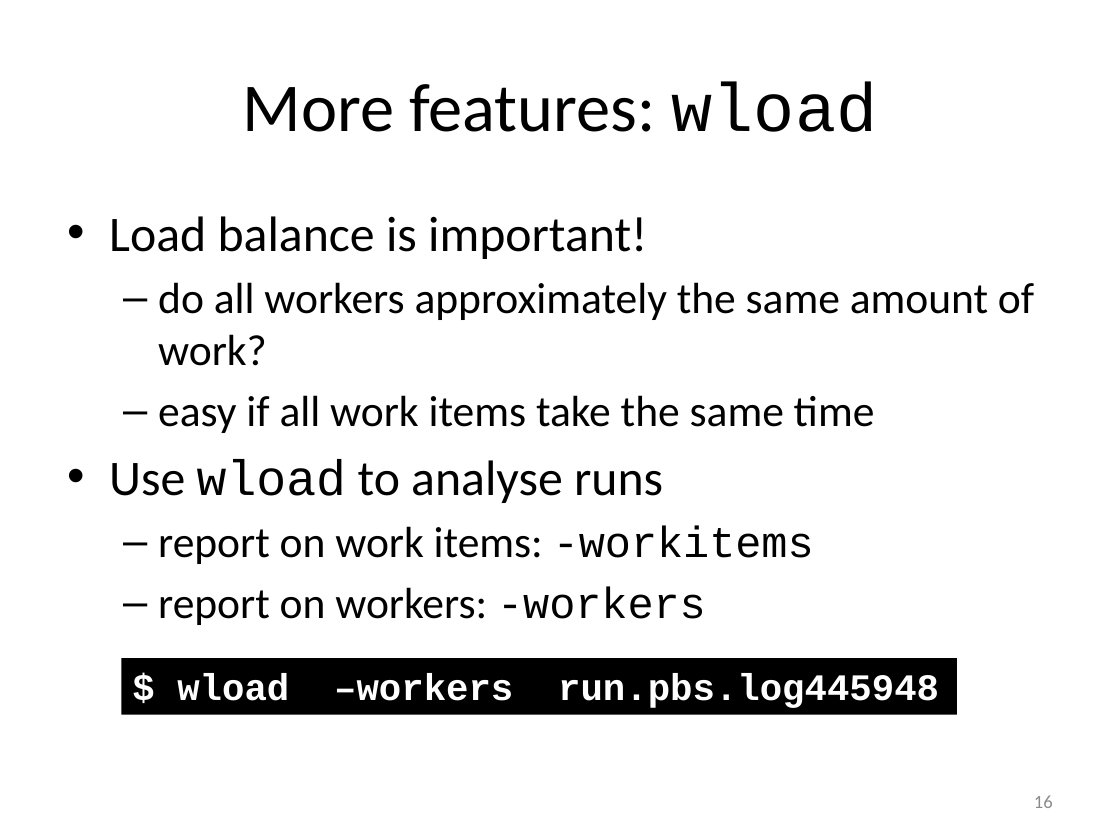
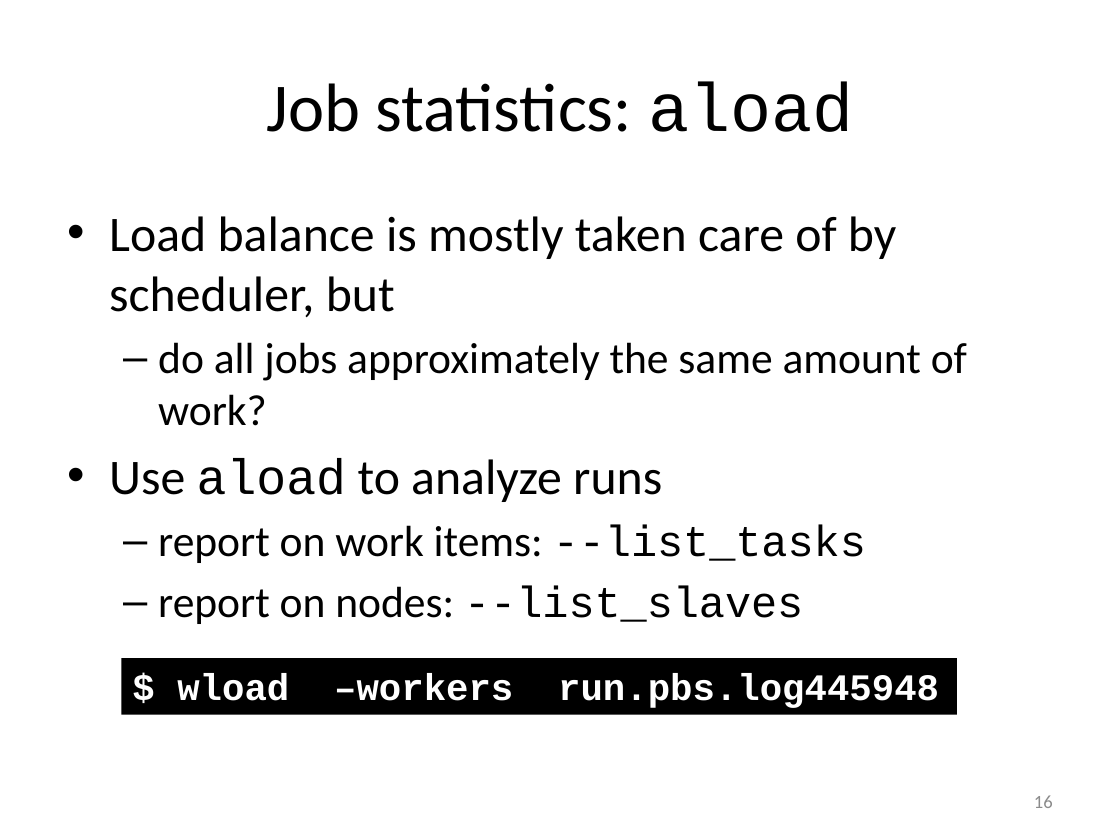
Before and after one commit to gjbex/atools, a slide deck: slide 16 of atools.pptx. Drawn at 1120x840 pixels with LibreOffice and Linux fonts; fonts in the diff are those of the drawing. Boxes give left, top, right and bottom in pixels: in the first picture for what was removed or moved away, otherwise in the second. Text is boxed around its words. In the diff, an @@ line names an element or a change of style, - is before the commit and + after.

```diff
--- a/atools.pptx
+++ b/atools.pptx
@@ title at (x1=266, y1=81, x2=853, y2=132): text changed @@
-More features: wload
+Job statistics: aload
@@ text at (x1=109, y1=216, x2=967, y2=624): text changed @@
-• Load balance is important!
-  – do all workers approximately the same amount of work?
-  – easy if all work items take the same time
-• Use wload to analyse runs
-  – report on work items: -workitems
-  – report on workers: -workers
+• Load balance is mostly taken care of by scheduler, but
+  – do all jobs approximately the same amount of work?
+• Use aload to analyze runs
+  – report on work items: --list_tasks
+  – report on nodes: --list_slaves
```
Also in this commit, not shown: 10 other slides changed, 1 slide added, 9 slides removed.
